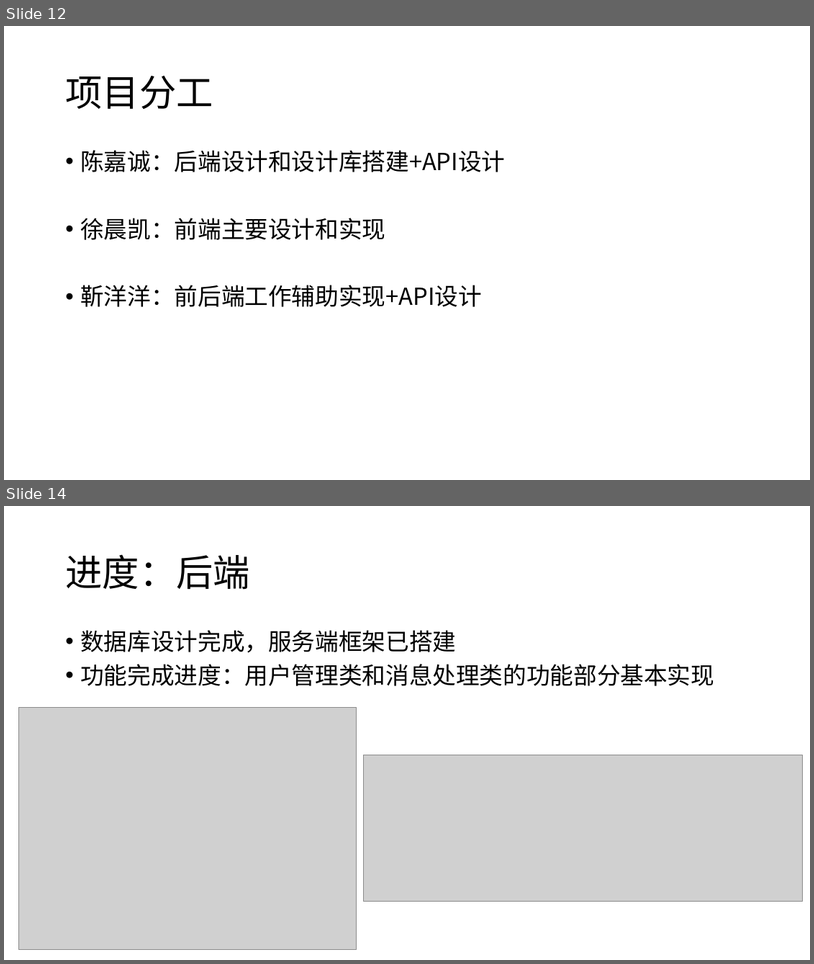
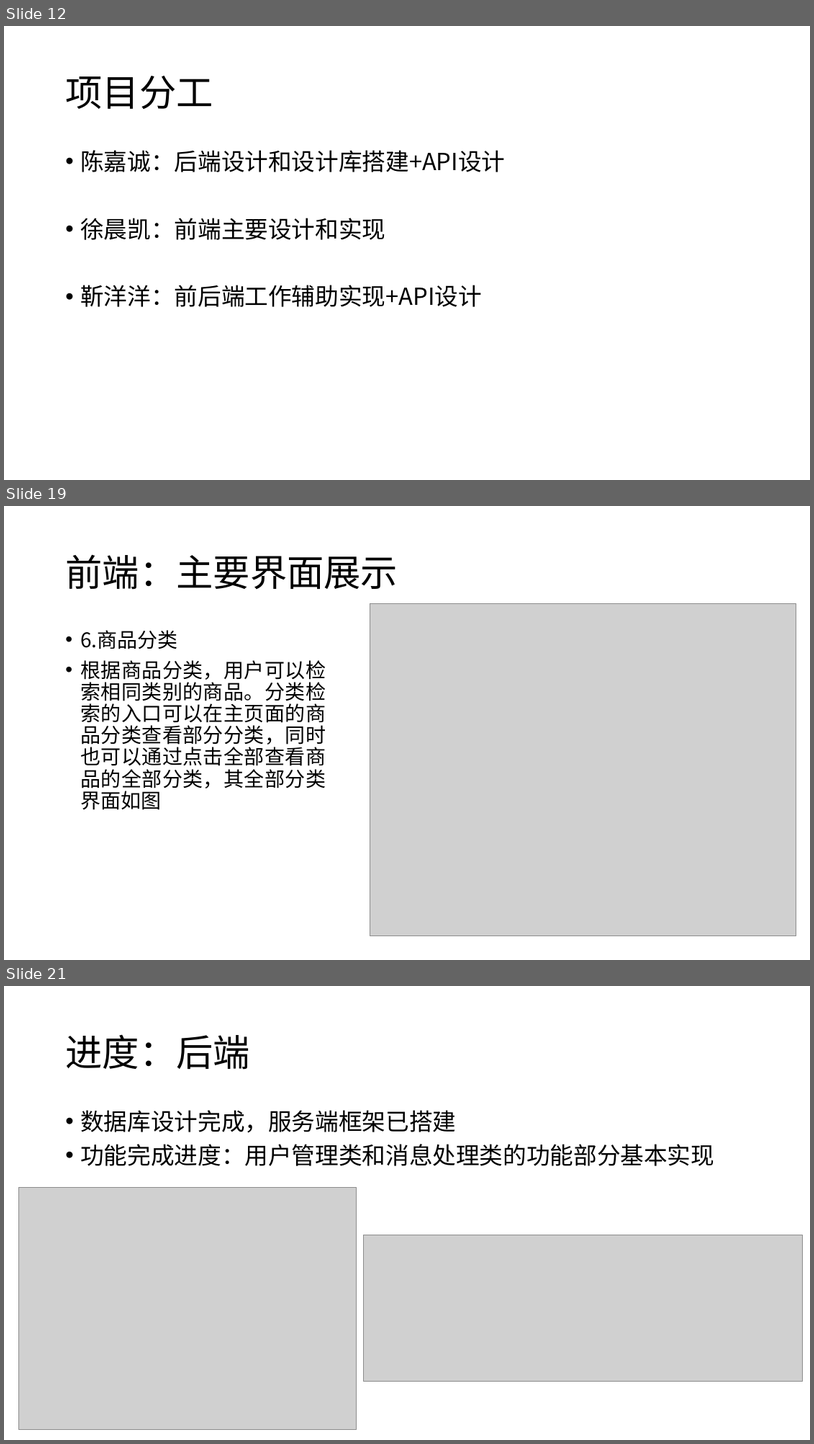
Before and after one commit to Android-Good-Goods/-, a slide deck: design/好物-期中汇报.pptx. Shown one above the other, each under a label of ours: slides 12 and 14 before the commit, slides 12, 19 and 21 after it; the slides between them are not shown. The pictures are 814x964 and 814x1444 pixels, drawn with LibreOffice and Linux fonts; fonts in the diff are those of the drawing; grey boxes stand for pictures. Boxes give left, top, right and bottom in pixels: in the first picture for what was removed or moved away, otherwise in the second. Text is boxed around its words. In the diff, an @@ line names an element or a change of style, - is before the commit and + after.

```diff
--- a/design/好物-期中汇报.pptx
+++ b/design/好物-期中汇报.pptx
@@ slide 19 added at (4, 506, 810, 960), background #FFFFFF @@
@@ title added at (65, 554, 398, 590), 44 pt, text #000000 @@
+前端：主要界面展示
@@ picture added at (370, 604, 797, 936) @@
@@ text added at (80, 630, 326, 810), 24 pt, text #000000 @@
+• 6.商品分类
+• 根据商品分类，用户可以检索相同类别的商品。分类检索的入口可以在主页面的商品分类查看部分分类，同时也可以通过点击全部查看商品的全部分类，其全部分类界面如图
@@ what was slide 14 is now slide 21 @@
```
Also in this commit, not shown: 1 slide changed, 6 other slides added.
